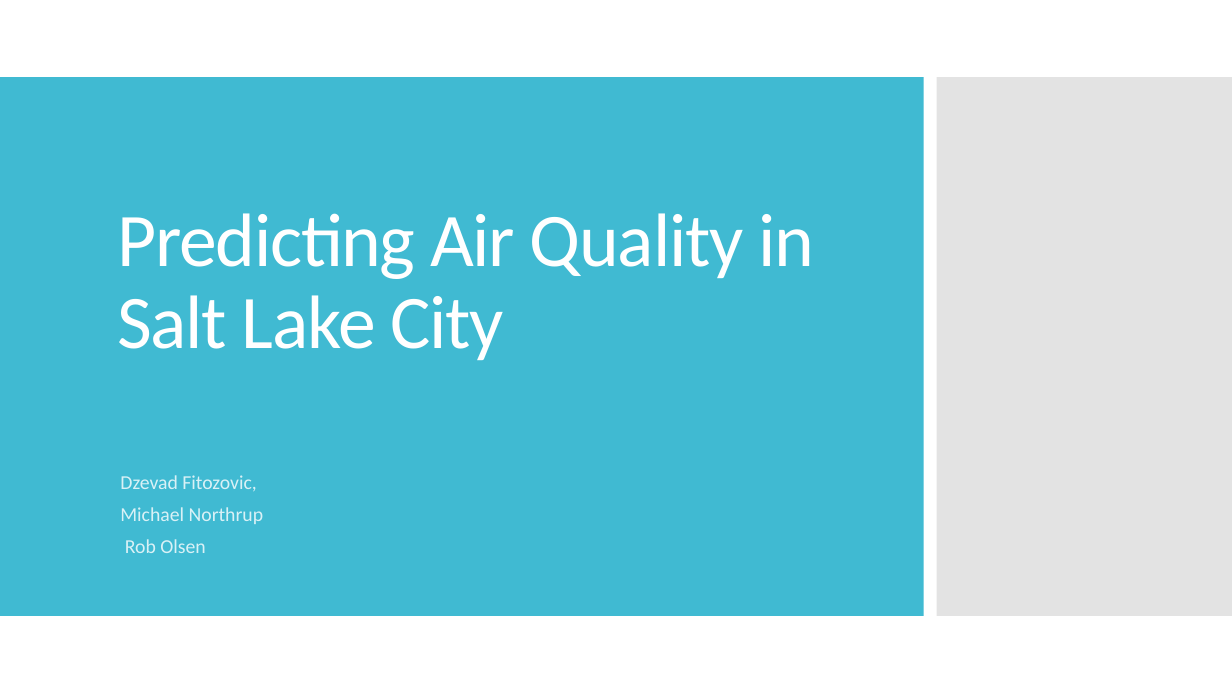
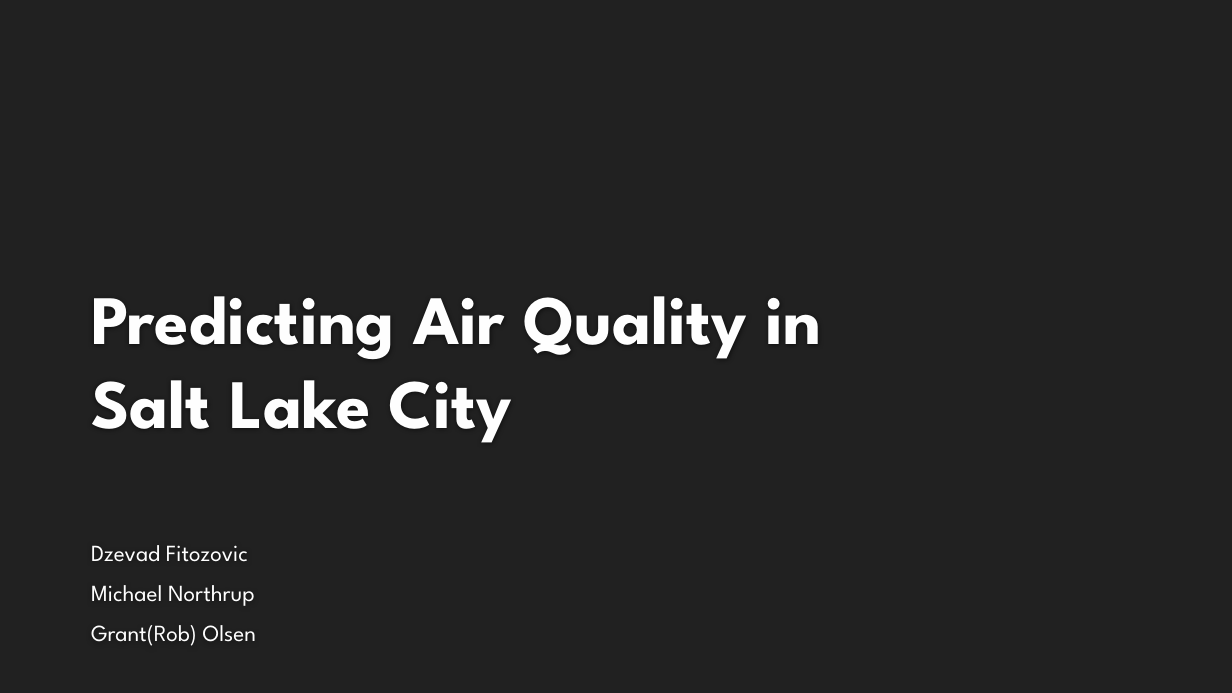
Before and after one commit to rolsenrob/SLC-AQI-Predictions-Project, a slide deck: slide 1 of Predicting Air Quality in Salt Lake City PowerPoint.pptx. Drawn at 1232x693 pixels with LibreOffice and Linux fonts; fonts in the diff are those of the drawing; background and template pictures are left out. Boxes give left, top, right and bottom in pixels: in the first picture for what was removed or moved away, otherwise in the second. Text is boxed around its words. In the diff, an @@ line names an element or a change of style, - is before the commit and + after.

Commit message:
Formatting changes to presentation

```diff
--- a/Predicting Air Quality in Salt Lake City PowerPoint.pptx
+++ b/Predicting Air Quality in Salt Lake City PowerPoint.pptx
@@ background #FFFFFF to #212121 @@
@@ rectangle removed at bbox=[0, 77, 924, 616] @@
@@ rectangle removed at bbox=[937, 77, 1232, 616] @@
@@ title "Predicting Air Quality in Salt ...": place and size @@
-title "Predicting Air Quality in Salt ..." at bbox=[117, 213, 814, 360]
+title "Predicting Air Quality in Salt ..." at bbox=[91, 296, 821, 443]
@@ title "Predicting Air Quality in Salt ..." at bbox=[91, 296, 821, 443]: size 59 to 54 pt, font Calibri to League Spartan, text colour #FFFFFF to #FEFEFE, letter spacing -1 to 0 pt, bold on; line spacing 0.9 to 1 @@
@@ subtitle "Dzevad Fitozovic": place and size @@
-subtitle "Dzevad Fitozovic" at bbox=[120, 475, 263, 553]
+subtitle "Dzevad Fitozovic" at bbox=[91, 545, 256, 646]
@@ subtitle at bbox=[91, 545, 248, 562]: text changed; size 15.4 to 18 pt; font Calibri to League Spartan; text colour #D9F1F6 to #FFFFFF @@
-Dzevad Fitozovic,
+Dzevad Fitozovic
@@ subtitle at bbox=[91, 585, 254, 606]: size 15.4 to 18 pt, font Calibri to League Spartan, text colour #D9F1F6 to #FFFFFF in "Michael Northrup"; line spacing 0.7 to 1; less space between paragraphs @@
@@ subtitle at bbox=[91, 625, 256, 646]: text changed; size 15.4 to 18 pt; font Calibri to League Spartan; text colour #D9F1F6 to #FFFFFF @@
-Rob Olsen
+Grant(Rob) Olsen
```
Also in this commit, not shown: 4 other slides changed, 2 slides added, 2 slides removed.
